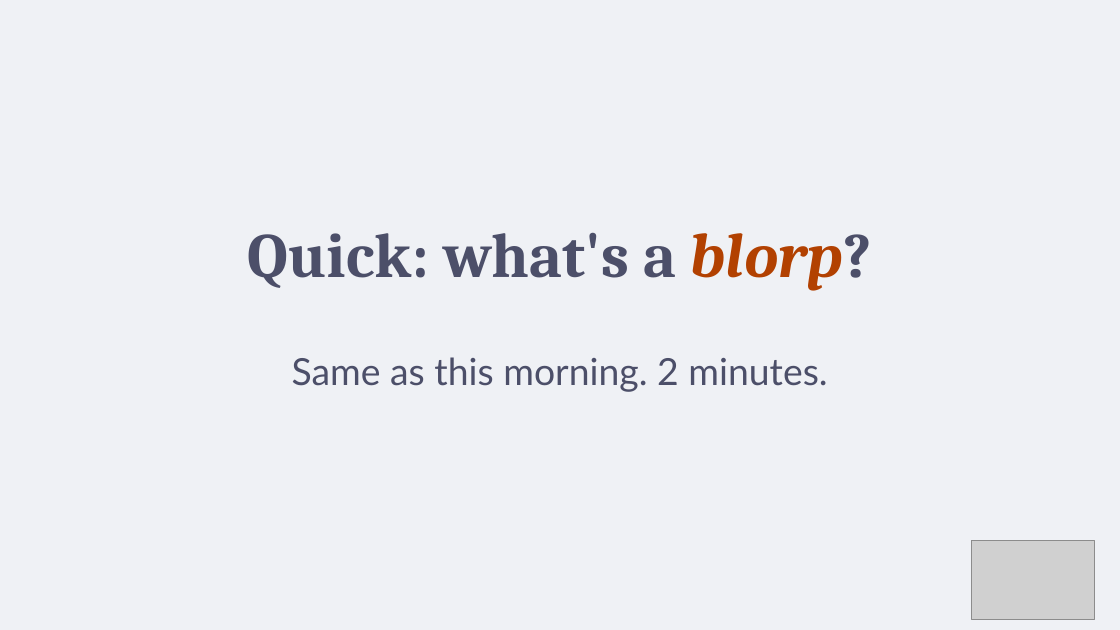
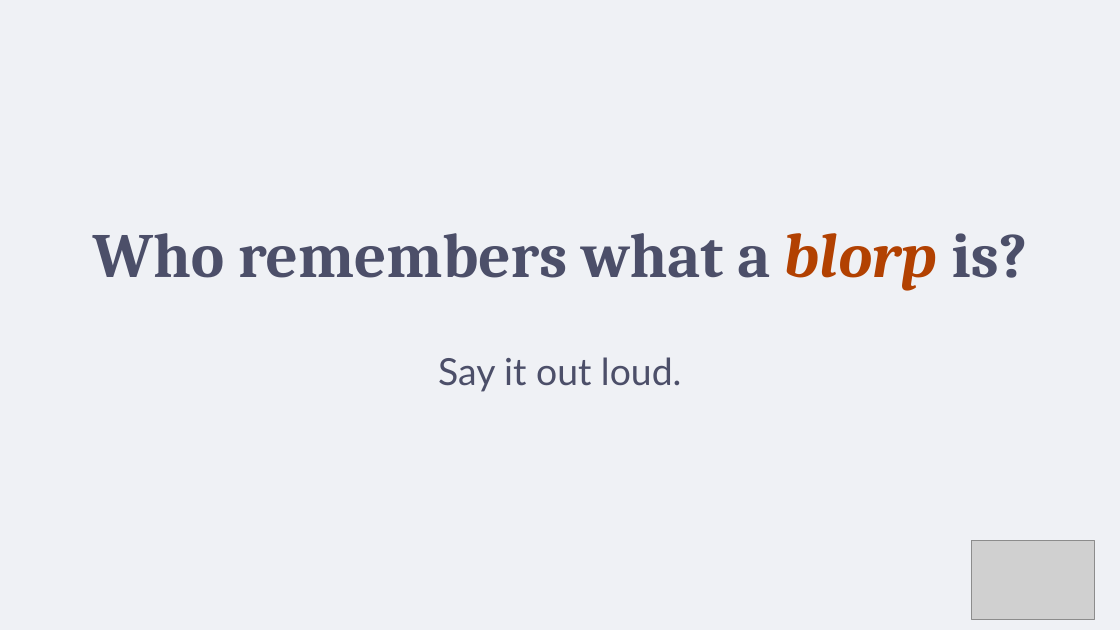
Before and after one commit to teachingthatlands/teachingthatlands.github.io, a slide deck: slide 9 of site/public/slides/ttl-one-day-3-did-it-land.pptx. Drawn at 1120x630 pixels with LibreOffice and Linux fonts; fonts in the diff are those of the drawing; grey boxes stand for pictures. Boxes give left, top, right and bottom in pixels: in the first picture for what was removed or moved away, otherwise in the second. Text is boxed around its words. In the diff, an @@ line names an element or a change of style, - is before the commit and + after.

```diff
--- a/site/public/slides/ttl-one-day-3-did-it-land.pptx
+++ b/site/public/slides/ttl-one-day-3-did-it-land.pptx
@@ text at bbox=[93, 233, 1027, 291]: text changed @@
-Quick: what's a blorp?
+Who remembers what a blorp is?
@@ text at bbox=[438, 357, 682, 392]: text changed @@
-Same as this morning. 2 minutes.
+Say it out loud.
```
Also in this commit, not shown: 12 other files.
